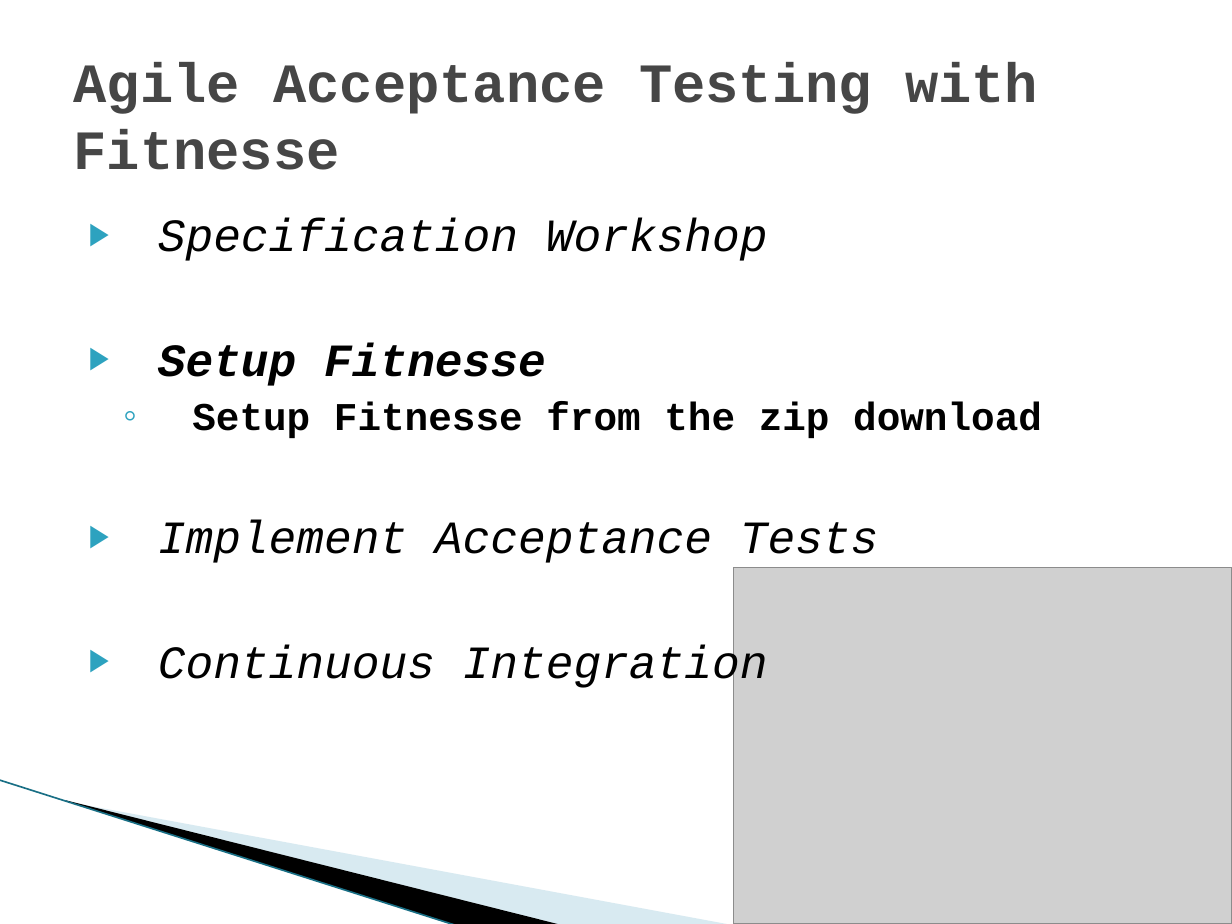
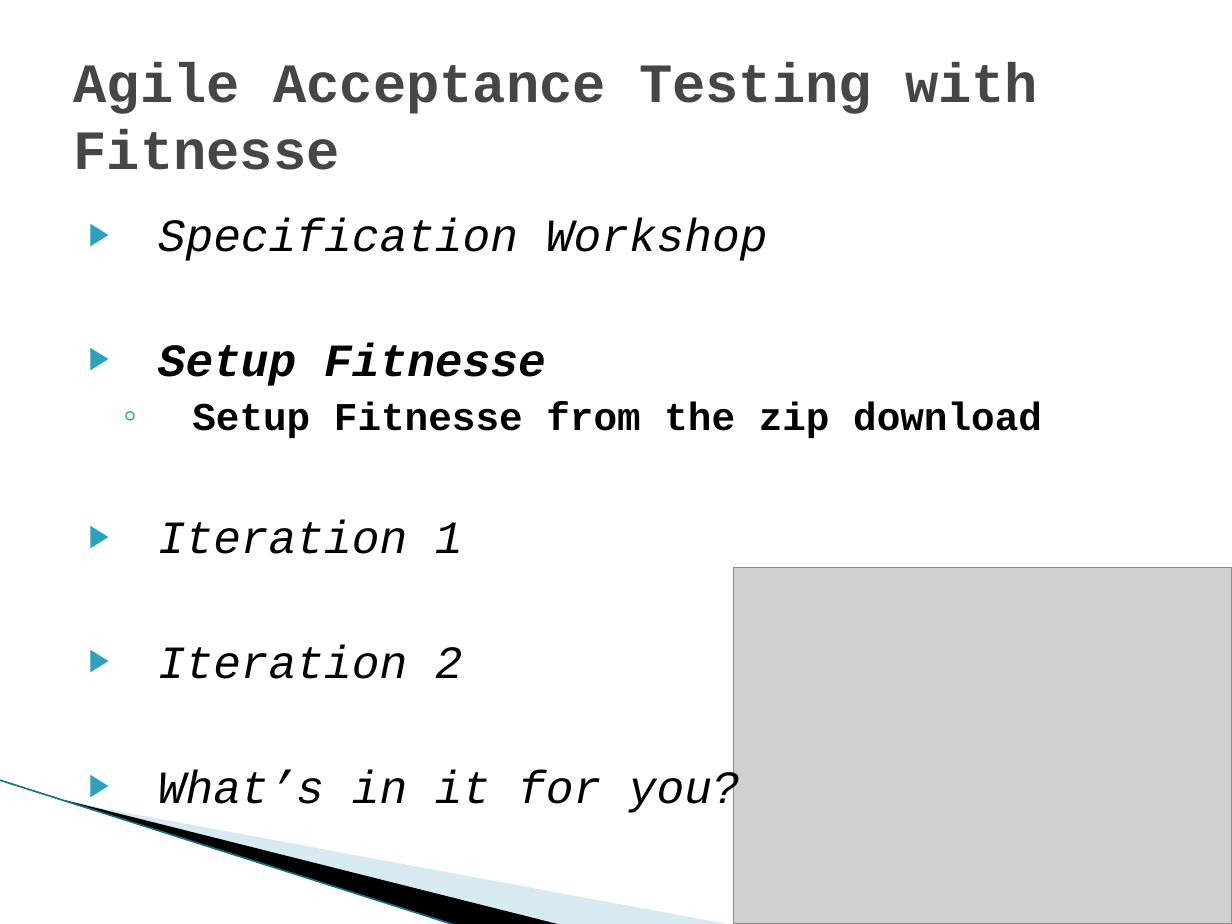
Before and after one commit to michelgrootjans/agileacceptancetesting, a slide deck: slide 13 of Slides/20090514_iLearn_AgileAcceptanceTesting.pptx. Drawn at 1232x924 pixels with LibreOffice and Linux fonts; fonts in the diff are those of the drawing; grey boxes stand for pictures; background and template pictures are left out. Boxes give left, top, right and bottom in pixels: in the first picture for what was removed or moved away, otherwise in the second. Text is boxed around its words. In the diff, an @@ line names an element or a change of style, - is before the commit and + after.

```diff
--- a/Slides/20090514_iLearn_AgileAcceptanceTesting.pptx
+++ b/Slides/20090514_iLearn_AgileAcceptanceTesting.pptx
@@ text at (x1=158, y1=520, x2=740, y2=816): text changed @@
-▶ Implement Acceptance Tests
-▶ Continuous Integration
+▶ Iteration 1
+▶ Iteration 2
+▶ What’s in it for you?
```
Also in this commit, not shown: 2 other slides changed, 5 slides added, 3 slides removed.
